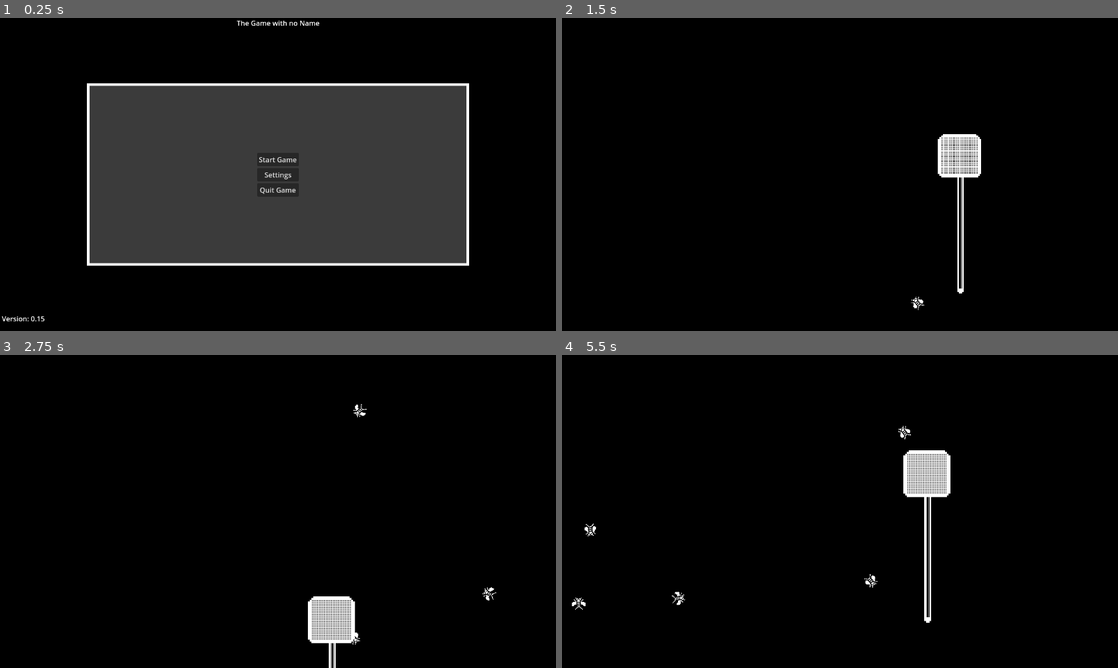
Above: before the commit, frames 1-4 (two rows, left to right).
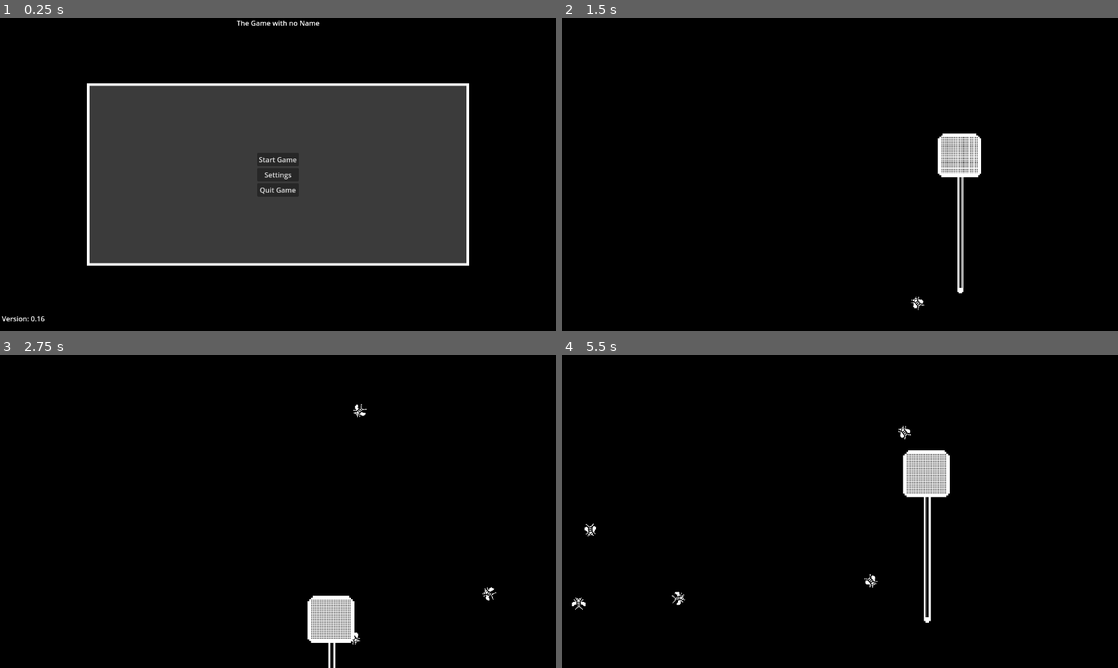
Above: after the commit, the same moments.

Repository: markusweiss/godot-template
Game: Godot game, scene res://start.tscn
The game is run twice, just before and just after one commit, with the same random seed, the same clock (stepped at 60 frames per second) and the same inputs. The project has no main scene, so this scene is started directly. Sound files missing from this copy of the repository are replaced by a short silence.
Inputs (mouse positions are in pixels of both pictures, inside the frame that each line leads up to):
- Up to frame 1 (0.25 s): no input
- Up to frame 2 (1.5 s): click "Start Game" at 0.5 s; move the mouse to (962, 158) at 1.27 s; hold Right (move_right) from 1.28 s (still down); click (962, 158) at 1.42 s
- Up to frame 3 (2.75 s): release Right (move_right) at 2 s; drag from (166, 527) to (333, 611) at 2.02 s
- Up to frame 4 (5.5 s): move the mouse to (895, 442) at 2.77 s; hold Right (move_right) 2.78-3.5 s; drag from (812, 574) to (1006, 574) at 3.52 s; move the mouse to (1006, 558) at 4.27 s; hold Left (move_left) 4.28-5 s; drag from (673, 464) to (928, 467) at 5.02 s

The runs differ from the first frame. In frame 1, less than 0.1% of the frame differs, in the area x 7-8%, y 95-97%; in frame 2, 0.6%; in frame 3, 0.8%; in frame 4, 0.9%, in the area x 61-70%, y 30-86%.

Commit message:
add managers but all wip

Diff:
--- a/autoloads/audio_settings.gd
+++ b/autoloads/audio_settings.gd
@@ -11,7 +11,7 @@
 		print("Keine gespeicherten Einstellungen gefunden. Verwende Defaults.")
 
 	for bus_name in BUS_NAMES:
-		var volume = config.get_value("audio", bus_name, 0.8) # Default 1.0
+		var volume = config.get_value("audio", bus_name, 1.0) # Default 1.0
 		var bus_index = AudioServer.get_bus_index(bus_name)
 
 		if bus_index == -1:
--- a/autoloads/globals.gd
+++ b/autoloads/globals.gd
@@ -1,6 +1,7 @@
 extends Node
 
-const VERSION: float = 0.15
+const VERSION: float = 0.16
+const SETTINGS_PATH := "user://settings.cfg"
 
 @onready var SFX_BUS_ID: int = AudioServer.get_bus_index("SFX")
 @onready var MUSIC_BUS_ID: int = AudioServer.get_bus_index("Music")
--- a/autoloads/scene_manager.gd
+++ b/autoloads/scene_manager.gd
@@ -1,15 +1,13 @@
 extends Node
 
 @onready var root = get_tree().root
+@onready var main_menu_scene: PackedScene = preload("res://features/UI/main_menu/main_menu.tscn")
+@onready var settings_menu_scene: PackedScene = preload("res://features/UI/settings_menu/settings_menu.tscn")
+@onready var test_level_scene: PackedScene = preload("res://features/levels/test_fly_game.tscn")
 
-@onready var main_menu_scene: PackedScene = preload("res://features/UI/main_menu/main_menu.tscn")
+var test_level: Node = null
+var settings_menu: Node = null
 var main_menu: Node = null
-
-@onready var settings_menu_scene: PackedScene = preload("res://features/UI/setting_menu/assets_menu.tscn")
-var settings_menu: Node = null
-
-@onready var test_level_scene: PackedScene = preload("res://features/levels/test_fly_game.tscn")
-var test_level: Node = null
 
 func _ready() -> void:
 	pass
--- /dev/null
+++ b/autoloads/settings_manager.gd
@@ -0,0 +1,27 @@
+extends Node
+
+const SETTINGS_PATH := "user://settings.cfg"
+
+var config := ConfigFile.new()
+var is_loaded := false
+
+func _ready():
+	load_settings()
+
+func load_settings() -> void:
+	var err = config.load(SETTINGS_PATH)
+	if err == OK:
+		is_loaded = true
+	else:
+		print("⚠️ SettingsManager: Konnte Datei nicht laden. Verwende Standardwerte.")
+		is_loaded = false
+
+func save_settings() -> void:
+	config.save(SETTINGS_PATH)
+
+func get_setting(section: String, key: String, default_value = null):
+	return config.get_value(section, key, default_value)
+
+func set_setting(section: String, key: String, value) -> void:
+	config.set_value(section, key, value)
+	save_settings()
--- a/features/UI/main_menu/main_menu.gd
+++ b/features/UI/main_menu/main_menu.gd
@@ -3,6 +3,19 @@
 func _ready():
 	%Version.text = " Version: " + str(Globals.VERSION)
 	AudioSettings.apply_saved_audio_settings()
+
+	var saved_res = SettingsManager.get_setting("display", "resolution", Vector2i(1920, 1080))
+	var is_fullscreen = SettingsManager.get_setting("display", "fullscreen", false)
+
+	DisplayServer.window_set_mode(DisplayServer.WINDOW_MODE_FULLSCREEN if is_fullscreen else DisplayServer.WINDOW_MODE_WINDOWED)
+	if not is_fullscreen:
+		apply_resolution(saved_res)
+
+func apply_resolution(resolution: Vector2i) -> void:
+	DisplayServer.window_set_size(resolution)
+	var screen_size = DisplayServer.screen_get_size()
+	var center_pos = (screen_size - resolution) / 2
+	DisplayServer.window_set_position(center_pos)
 
 func _on_button_quit_pressed():
 	get_tree().quit()
--- a/features/UI/setting_menu/assets_menu.gd
+++ /dev/null
@@ -1,78 +0,0 @@
-extends CanvasLayer
-
-@onready var fullscreen_checkbox = $MarginContainer/Panel/VBoxContainer/GridContainer/FullscreenCheckBox
-@onready var resolution_option_button = $MarginContainer/Panel/VBoxContainer/GridContainer/OptionButton
-
-var available_resolutions: Array[Vector2i] = []
-var selected_resolution: Vector2i = Vector2i(1920, 1080)
-
-func _ready():
-	# Plattformabhängige Auflösungen holen
-	available_resolutions = get_platform_resolutions()
-
-	# Optionen im Dropdown füllen
-	for res in available_resolutions:
-		resolution_option_button.add_item("%d x %d" % [res.x, res.y])
-
-	# Aktuelle Fenstergröße holen und passende Auswahl im Dropdown setzen
-	var current_size: Vector2i = DisplayServer.window_get_size()
-	for i in range(available_resolutions.size()):
-		if available_resolutions[i] == current_size:
-			resolution_option_button.select(i)
-			selected_resolution = current_size
-			break
-
-	# Signals verbinden
-	fullscreen_checkbox.toggled.connect(_on_fullscreen_checkbox_toggled)
-	resolution_option_button.item_selected.connect(_on_resolution_option_button_item_selected)
-
-	# Fullscreen-Status aktualisieren
-	fullscreen_checkbox.button_pressed = DisplayServer.window_get_mode() == DisplayServer.WINDOW_MODE_FULLSCREEN
-
-
-func get_platform_resolutions() -> Array[Vector2i]:
-	var screen_size: Vector2i = DisplayServer.screen_get_size()
-	if OS.get_name() == "macOS":
-		return [
-			screen_size,
-			screen_size * 0.875,
-			screen_size * 0.75,
-			Vector2i(1600, 900),
-			Vector2i(1440, 810),
-			Vector2i(1280, 720)
-		]
-	else:
-		return [
-			screen_size,
-			Vector2i(2560, 1440),
-			Vector2i(1920, 1080),
-			Vector2i(1600, 900),
-			Vector2i(1280, 720)
-		]
-
-
-func _on_fullscreen_checkbox_toggled(toggled_on: bool) -> void:
-	if toggled_on:
-		DisplayServer.window_set_mode(DisplayServer.WINDOW_MODE_FULLSCREEN)
-	else:
-		DisplayServer.window_set_mode(DisplayServer.WINDOW_MODE_WINDOWED)
-		DisplayServer.window_set_size(selected_resolution)
-		# Fenster zentrieren
-		var screen_size = DisplayServer.screen_get_size()
-		var center_pos = (screen_size - selected_resolution) / 2
-		DisplayServer.window_set_position(center_pos)
-
-
-func _on_resolution_option_button_item_selected(index: int) -> void:
-	selected_resolution = available_resolutions[index]
-	if !fullscreen_checkbox.button_pressed:
-		DisplayServer.window_set_mode(DisplayServer.WINDOW_MODE_WINDOWED)
-		DisplayServer.window_set_size(selected_resolution)
-		var screen_size = DisplayServer.screen_get_size()
-		var center_pos = (screen_size - selected_resolution) / 2
-		DisplayServer.window_set_position(center_pos)
-
-
-# Optional: Fenster schließen oder Menü ausblenden
-func _on_button_pressed():
-	queue_free()
--- a/features/UI/setting_menu/audio_slider.gd
+++ b/features/UI/settings_menu/audio_slider.gd
@@ -1,34 +1,9 @@
-#extends HSlider
-#
-#@export var bus_name: String
-#@export var default_value: float = 1.0
-#
-#var bus_index: int
-#
-#func _ready():
-	#bus_index = AudioServer.get_bus_index(bus_name)
-	#value_changed.connect(_on_value_changed)
-#
-	## Default value
-	#value = default_value
-	#
-	## Use value on audio bus
-	#AudioServer.set_bus_volume_db(bus_index, linear_to_db(value))
-#
-#func _on_value_changed(new_value: float):
-	#print(new_value)
-	#AudioServer.set_bus_volume_db(
-		#bus_index,
-		#linear_to_db(new_value)
-	#)
-
 extends HSlider
 
 @export var bus_name: String
 @export var default_value: float = 1.0
 
 var bus_index: int
-const SETTINGS_PATH := "user://settings.cfg"
 
 func _ready():
 	bus_index = AudioServer.get_bus_index(bus_name)
@@ -36,7 +11,7 @@
 
 	# Lade gespeicherten Wert oder verwende default
 	var config = ConfigFile.new()
-	if config.load(SETTINGS_PATH) == OK:
+	if config.load(Globals.SETTINGS_PATH) == OK:
 		print("pfad ok")
 		value = config.get_value("audio", bus_name, default_value)
 	else:
@@ -46,19 +21,18 @@
 	# Wende den Wert auf den Audio-Bus an
 	AudioServer.set_bus_volume_db(bus_index, linear_to_db(value))
 
-
 func _on_value_changed(new_value: float):
 	# Lautstärke ändern
 	AudioServer.set_bus_volume_db(bus_index, linear_to_db(new_value))
 
 	# Speichern
 	var config = ConfigFile.new()
-	var err = config.load(SETTINGS_PATH)
+	var err = config.load(Globals.SETTINGS_PATH)
 	if err != OK:
 		print("Erstelle neue Konfigurationsdatei")
 
 	# Setze aktuellen Wert
 	config.set_value("audio", bus_name, new_value)
-	config.save(SETTINGS_PATH)
+	config.save(Globals.SETTINGS_PATH)
 
 	print("Gespeichert:", bus_name, new_value)
--- /dev/null
+++ b/features/UI/settings_menu/settings_menu.gd
@@ -0,0 +1,103 @@
+extends CanvasLayer
+
+@onready var fullscreen_checkbox = $MarginContainer/Panel/VBoxContainer/GridContainer/FullscreenCheckBox
+@onready var resolution_option_button = $MarginContainer/Panel/VBoxContainer/GridContainer/OptionButton
+
+var available_resolutions: Array[Vector2i] = []
+var selected_resolution: Vector2i
+
+func _ready():
+	# Auflösungen vorbereiten
+	available_resolutions = get_platform_resolutions()
+	available_resolutions = remove_duplicates(available_resolutions)
+	available_resolutions.sort_custom(func(a, b): return a.x * a.y > b.x * b.y)
+
+	# Dropdown befüllen
+	for res in available_resolutions:
+		resolution_option_button.add_item("%d x %d" % [res.x, res.y])
+
+	# Einstellungen laden
+	var saved_res = SettingsManager.get_setting("display", "resolution", Vector2i(1920, 1080))
+	var is_fullscreen = SettingsManager.get_setting("display", "fullscreen", false)
+	selected_resolution = saved_res
+
+	# Fenster konfigurieren
+	if not is_fullscreen:
+		apply_resolution(saved_res)
+
+	DisplayServer.window_set_mode(DisplayServer.WINDOW_MODE_FULLSCREEN if is_fullscreen else DisplayServer.WINDOW_MODE_WINDOWED)
+	fullscreen_checkbox.button_pressed = is_fullscreen
+
+	# Auswahl im Dropdown setzen
+	for i in range(available_resolutions.size()):
+		if available_resolutions[i] == saved_res:
+			resolution_option_button.select(i)
+			break
+
+	# Signals verbinden
+	fullscreen_checkbox.toggled.connect(_on_fullscreen_checkbox_toggled)
+	resolution_option_button.item_selected.connect(_on_resolution_option_button_item_selected)
+
+
+func get_platform_resolutions() -> Array[Vector2i]:
+	var screen_size: Vector2i = DisplayServer.screen_get_size()
+	if OS.get_name() == "macOS":
+		return [
+			screen_size,
+			(screen_size * 0.875).floor(),
+			(screen_size * 0.75).floor(),
+			Vector2i(1600, 900),
+			Vector2i(1440, 810),
+			Vector2i(1280, 720)
+		]
+	else:
+		return [
+			screen_size,
+			Vector2i(2560, 1440),
+			Vector2i(1920, 1080),
+			Vector2i(1600, 900),
+			Vector2i(1280, 720)
+		]
+
+
+# Korrigierte Methode: Entfernt Duplikate aus einem Array von Vector2i
+func remove_duplicates(arr: Array) -> Array[Vector2i]:
+	var seen := {}
+	var result: Array[Vector2i] = []  # Array explizit als Vector2i definieren
+	for res in arr:
+		if not seen.has(res):  # Verwende direkt den Vector2i als Key
+			seen[res] = true
+			result.append(res)  # Füge nur einzigartige Werte hinzu
+	# Rückgabe eines Arrays vom Typ Vector2i
+	return result
+
+
+func _on_fullscreen_checkbox_toggled(toggled_on: bool) -> void:
+	DisplayServer.window_set_mode(DisplayServer.WINDOW_MODE_FULLSCREEN if toggled_on else DisplayServer.WINDOW_MODE_WINDOWED)
+
+	if not toggled_on:
+		apply_resolution(selected_resolution)
+
+	# Einstellung speichern
+	SettingsManager.set_setting("display", "fullscreen", toggled_on)
+
+
+func _on_resolution_option_button_item_selected(index: int) -> void:
+	selected_resolution = available_resolutions[index]
+
+	if not fullscreen_checkbox.button_pressed:
+		apply_resolution(selected_resolution)
+
+	# Einstellung speichern
+	SettingsManager.set_setting("display", "resolution", selected_resolution)
+
+
+func apply_resolution(resolution: Vector2i) -> void:
+	DisplayServer.window_set_size(resolution)
+	var screen_size = DisplayServer.screen_get_size()
+	var center_pos = (screen_size - resolution) / 2
+	DisplayServer.window_set_position(center_pos)
+
+
+func _on_button_pressed():
+	queue_free()  # Optional: Fenster oder Menü schließen
--- a/features/UI/setting_menu/assets_menu.tscn
+++ b/features/UI/settings_menu/settings_menu.tscn
@@ -1,7 +1,7 @@
 [gd_scene load_steps=4 format=3 uid="uid://bvycnsdktcca1"]
 
-[ext_resource type="Script" uid="uid://cyoirusq220eo" path="res://features/UI/setting_menu/assets_menu.gd" id="1_1v5d6"]
-[ext_resource type="Script" uid="uid://p83nr8ychoy8" path="res://features/UI/setting_menu/audio_slider.gd" id="2_5d2m7"]
+[ext_resource type="Script" uid="uid://cyoirusq220eo" path="res://features/UI/settings_menu/settings_menu.gd" id="1_28v6t"]
+[ext_resource type="Script" uid="uid://p83nr8ychoy8" path="res://features/UI/settings_menu/audio_slider.gd" id="2_fp5f8"]
 
 [sub_resource type="StyleBoxFlat" id="StyleBoxFlat_i2w7a"]
 bg_color = Color(0.231373, 0.231373, 0.231373, 1)
@@ -11,8 +11,8 @@
 border_width_bottom = 6
 border_color = Color(1, 1, 1, 1)
 
-[node name="AssetsMenu" type="CanvasLayer"]
-script = ExtResource("1_1v5d6")
+[node name="SettingsMenu" type="CanvasLayer"]
+script = ExtResource("1_28v6t")
 metadata/_edit_horizontal_guides_ = [259.0]
 
 [node name="MarginContainer" type="MarginContainer" parent="."]
@@ -63,7 +63,7 @@
 size_flags_vertical = 4
 max_value = 1.0
 step = 0.01
-script = ExtResource("2_5d2m7")
+script = ExtResource("2_fp5f8")
 bus_name = "SFX"
 default_value = 0.22
 
@@ -77,7 +77,7 @@
 size_flags_vertical = 4
 max_value = 1.0
 step = 0.01
-script = ExtResource("2_5d2m7")
+script = ExtResource("2_fp5f8")
 bus_name = "Music"
 default_value = 0.7
 
@@ -91,7 +91,7 @@
 size_flags_vertical = 4
 max_value = 1.0
 step = 0.01
-script = ExtResource("2_5d2m7")
+script = ExtResource("2_fp5f8")
 bus_name = "Master"
 default_value = 0.78
 
--- a/features/levels/test_fly_game.gd
+++ b/features/levels/test_fly_game.gd
@@ -9,11 +9,16 @@
 @onready var spectrum = AudioServer.get_bus_effect_instance(AudioServer.get_bus_index("Music"), 0)
 var bass_strength : float = 0.0
 
-func _process(delta):
+func _process(_delta):
 	if spectrum:
-		var spectrum_data = spectrum.get_magnitude_for_frequency_range(10, 300, 1)
-		bass_strength = spectrum_data[0]
-		_update_fliegen_scale(bass_strength)
+		#var spectrum_data = spectrum.get_magnitude_for_frequency_range(10, 300, 1)
+
+		var bass = spectrum.get_magnitude_for_frequency_range(20, 250, 1)[0]
+		var mids = spectrum.get_magnitude_for_frequency_range(250, 4000, 1)[0]
+		var highs = spectrum.get_magnitude_for_frequency_range(4000, 20000, 1)[0]
+
+		#bass_strength = spectrum_data[0]
+		_update_fliegen_scale(bass)
 
 func _update_fliegen_scale(strength: float):
 	for fliege in get_tree().get_nodes_in_group("fliegen"):
--- a/project.godot
+++ b/project.godot
@@ -19,6 +19,7 @@
 Globals="*res://autoloads/globals.gd"
 AudioSettings="*res://autoloads/audio_settings.gd"
 SceneManager="*res://autoloads/scene_manager.gd"
+SettingsManager="*res://autoloads/settings_manager.gd"
 
 [display]
 
Not shown, added: autoloads/settings_manager.gd.uid
Renamed: features/UI/setting_menu/audio_slider.gd.uid -> features/UI/settings_menu/audio_slider.gd.uid
Renamed: features/UI/setting_menu/assets_menu.gd.uid -> features/UI/settings_menu/settings_menu.gd.uid
